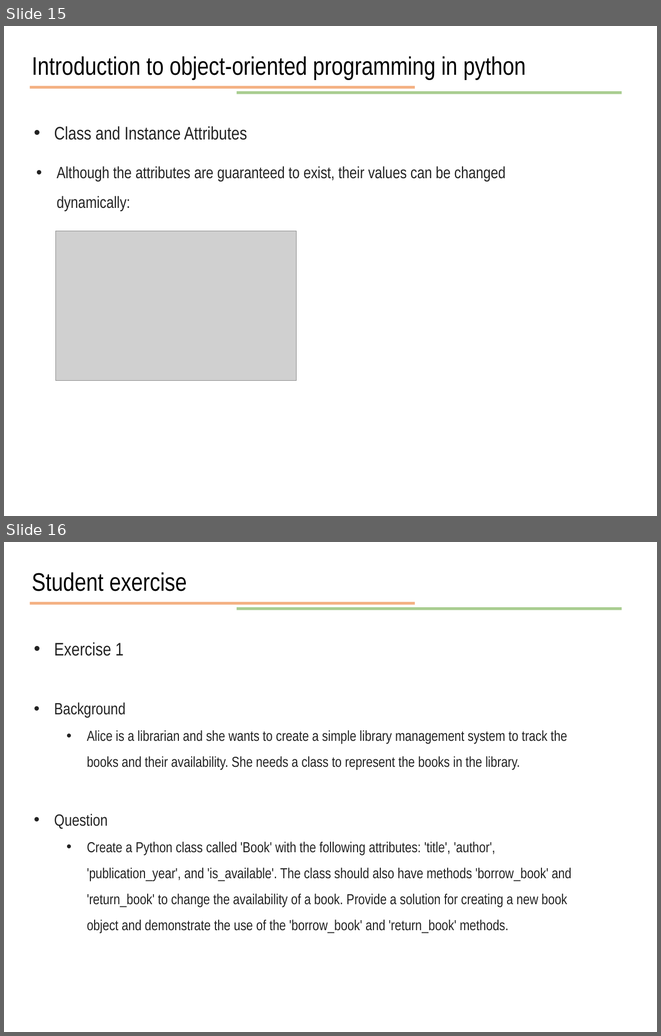
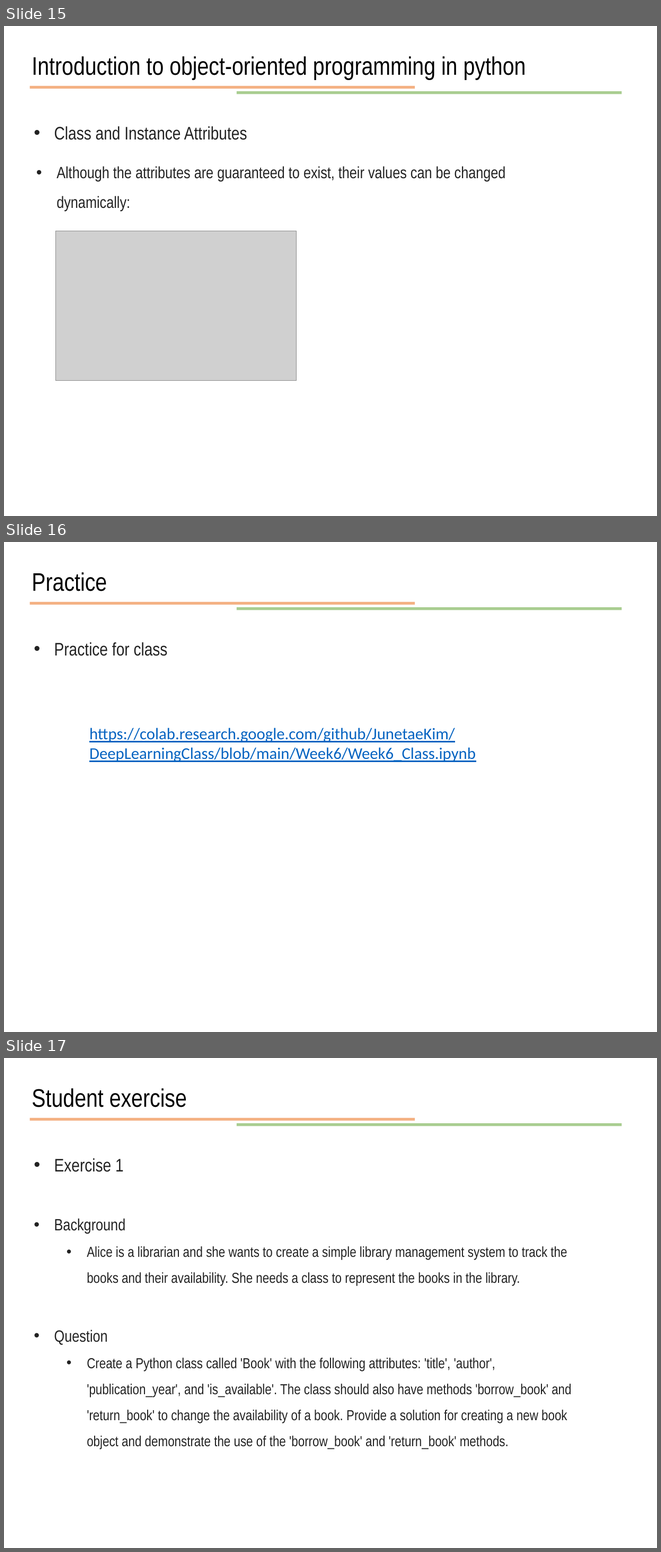
Before and after one commit to JunetaeKim/DeepLearningClass, a slide deck: Week6/week6 Tutorial Class.pptx. Shown one above the other, each under a label of ours: slides 15 and 16 before the commit, slides 15, 16 and 17 after it. The pictures are 661x1036 and 661x1552 pixels, drawn with LibreOffice and Linux fonts; fonts in the diff are those of the drawing; grey boxes stand for pictures. Boxes give left, top, right and bottom in pixels: in the first picture for what was removed or moved away, otherwise in the second. Text is boxed around its words. In the diff, an @@ line names an element or a change of style, - is before the commit and + after.

Commit message:
updated

```diff
--- a/Week6/week6 Tutorial Class.pptx
+++ b/Week6/week6 Tutorial Class.pptx
@@ slide 16 added at (4, 542, 657, 1032), background #FFFFFF @@
@@ text added at (32, 572, 107, 591), 28 pt, text #000000 @@
+Practice
@@ line added from (30, 603) to (415, 603), #ED7D31 3 pt @@
@@ line added from (237, 609) to (621, 609), #70AD47 3 pt @@
@@ text added at (54, 642, 168, 656), 20 pt, text #222222 @@
+• Practice for class
@@ text added at (89, 728, 476, 762), 18 pt, text #0563C1, underline @@
+https://colab.research.google.com/github/JunetaeKim/DeepLearningClass/blob/main/Week6/Week6_Class.ipynb
@@ what was slide 16 is now slide 17 @@
```
